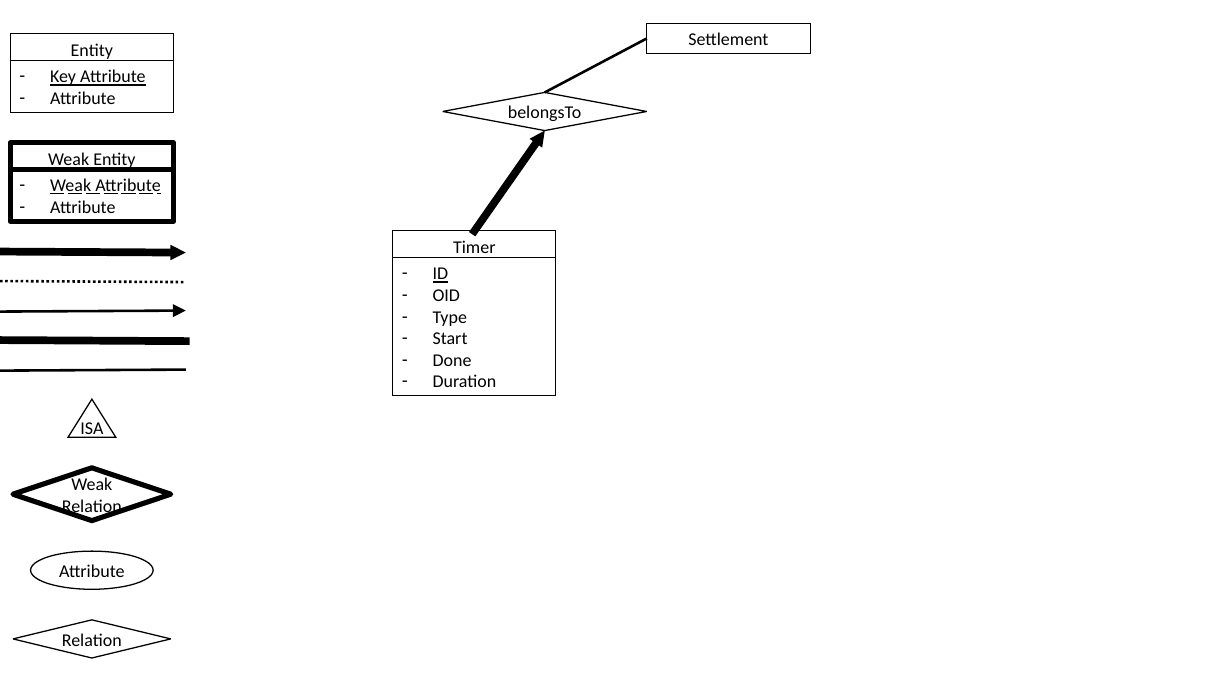
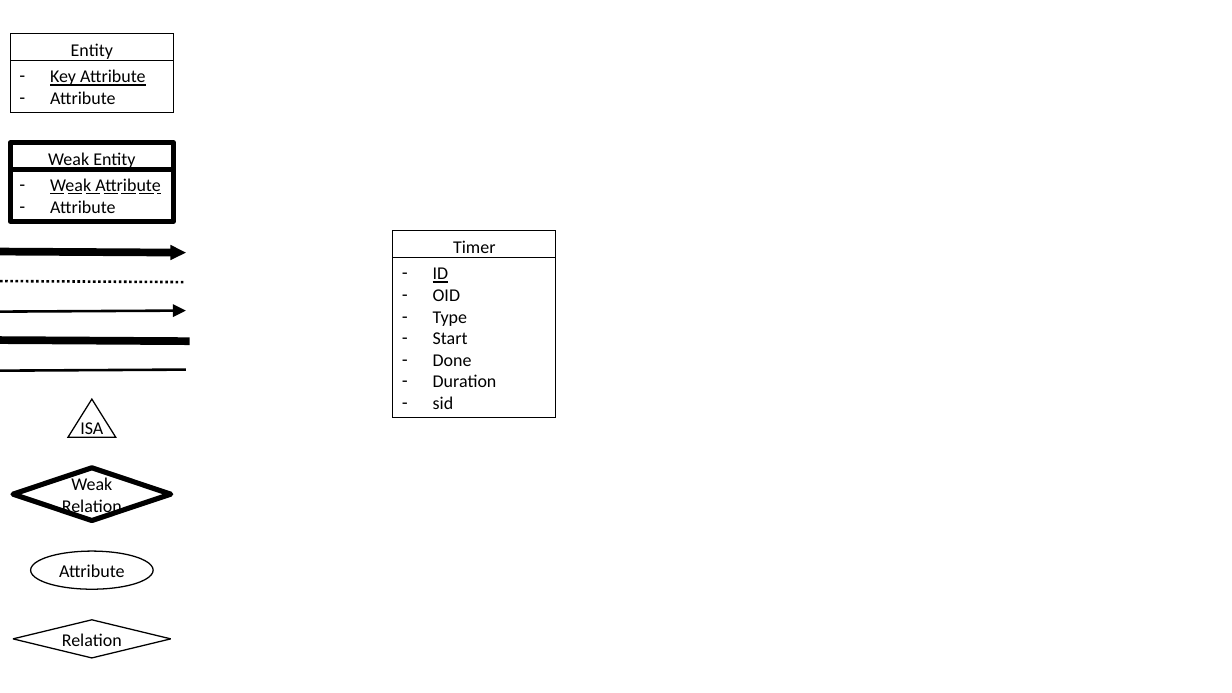
Before and after one commit to JeCheeseSmith/Clash-of-ppdb-s, a slide deck: slide 4 of documentation/database/ER-Diagram.pptx. Drawn at 1232x693 pixels with LibreOffice and Linux fonts; fonts in the diff are those of the drawing; background and template pictures are left out. Boxes give left, top, right and bottom in pixels: in the first picture for what was removed or moved away, otherwise in the second. Text is boxed around its words. In the diff, an @@ line names an element or a change of style, - is before the commit and + after.

```diff
--- a/documentation/database/ER-Diagram.pptx
+++ b/documentation/database/ER-Diagram.pptx
@@ rectangle removed at box(647, 23, 811, 54) @@
-Settlement
@@ line removed from (545, 92) to (647, 39) @@
@@ diamond removed at box(443, 92, 647, 130) @@
-belongsTo
@@ arrow removed from (474, 231) to (545, 130) @@
@@ rectangle "ID": place and size @@
-rectangle "ID" at box(393, 258, 556, 396)
+rectangle "ID" at box(393, 258, 556, 418)
@@ text in rectangle at box(433, 396, 454, 409): paragraph added @@
+– sid
```
Also in this commit, not shown: 1 other slide changed, 2 other files.
